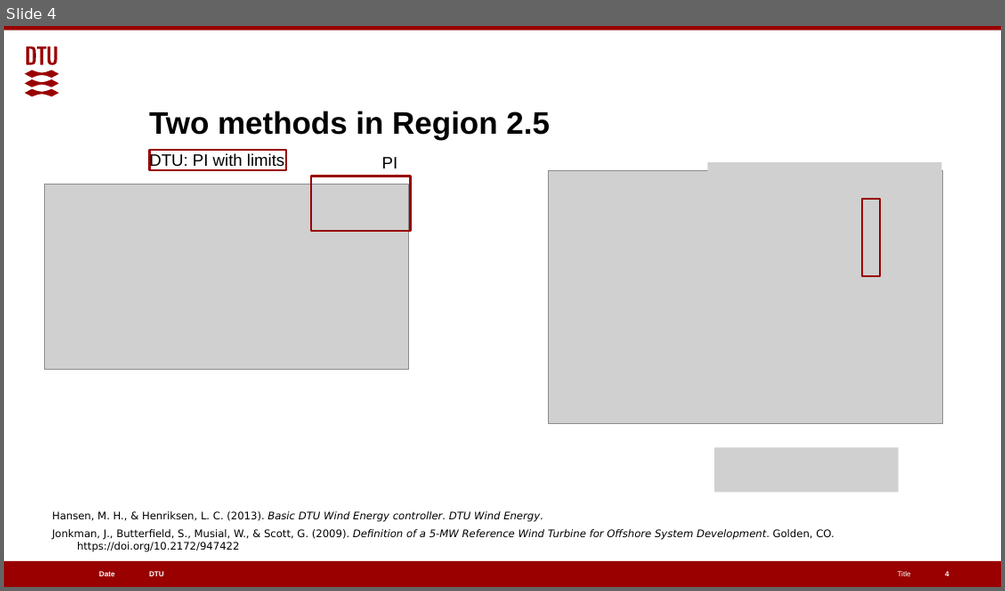
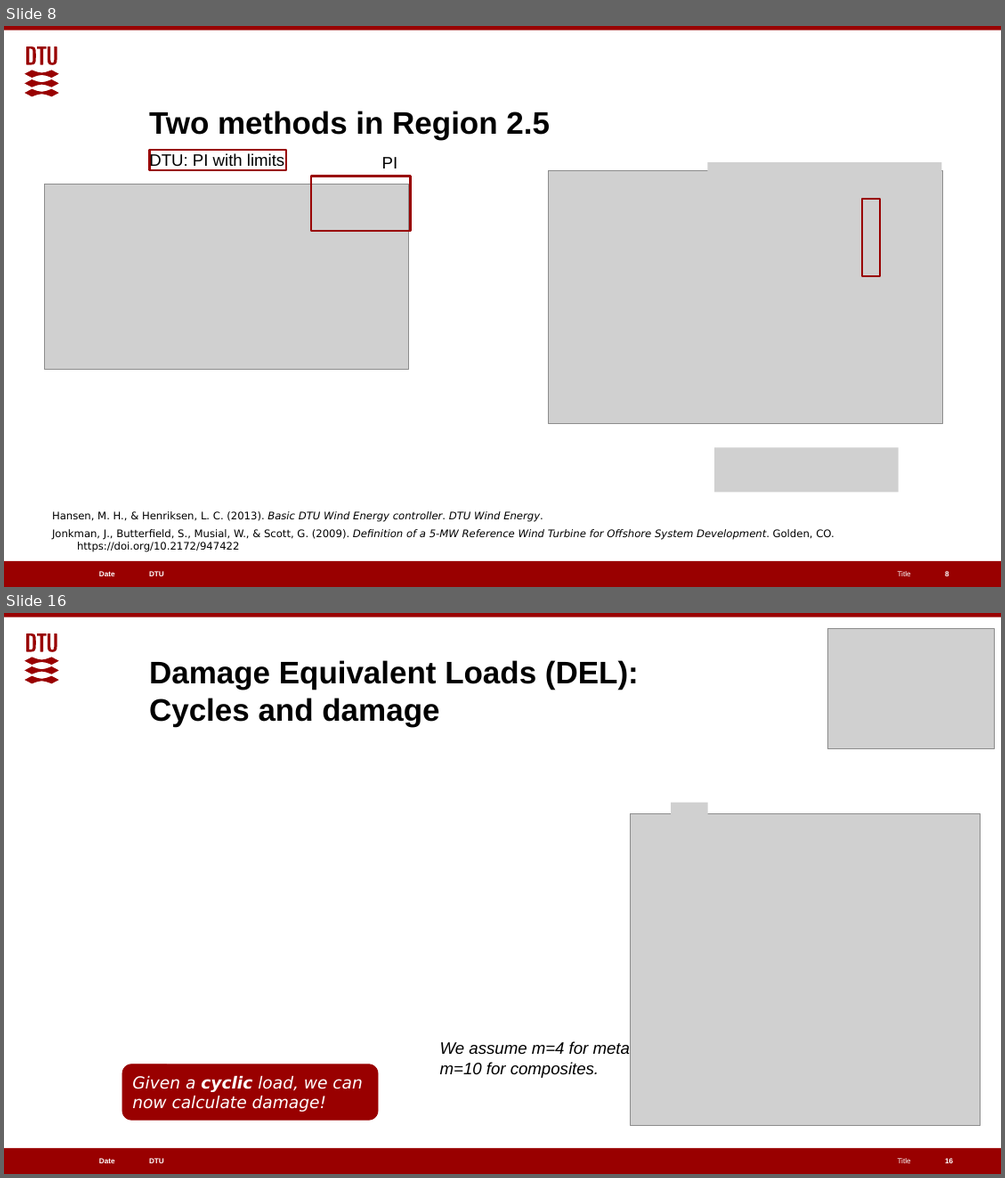
Before and after one commit to alanliowh/Control_Online_Course, a slide deck: teaching materials/Day 3/Day3_Part1.pptx. Shown one above the other, each under a label of ours: slide 4 before the commit, slides 8 and 16 after it; the slides between them are not shown. The pictures are 1005x591 and 1005x1178 pixels, drawn with LibreOffice and Linux fonts; fonts in the diff are those of the drawing; grey boxes stand for pictures. Boxes give left, top, right and bottom in pixels: in the first picture for what was removed or moved away, otherwise in the second. Text is boxed around its words. In the diff, an @@ line names an element or a change of style, - is before the commit and + after.

```diff
--- a/teaching materials/Day 3/Day3_Part1.pptx
+++ b/teaching materials/Day 3/Day3_Part1.pptx
@@ slide 16 added at (x1=4, y1=613, x2=1001, y2=1174), background #FFFFFF; not listed: 6 template elements that a slide beside it also shows @@
@@ picture added at (x1=827, y1=628, x2=994, y2=748) @@
@@ title added at (x1=149, y1=660, x2=639, y2=727), 30 pt, text #000000, bold @@
+Damage Equivalent Loads (DEL):
+Cycles and damage
@@ picture added at (x1=630, y1=813, x2=979, y2=1126) @@
@@ picture added at (x1=671, y1=803, x2=708, y2=830) @@
@@ rounded rectangle added at (x1=122, y1=1064, x2=378, y2=1119), fill #990000, outline #990000 0.75 pt, 16 pt, text #FFFFFF, italic @@
+Given a cyclic load, we can now calculate damage!
@@ text added at (x1=440, y1=1041, x2=647, y2=1078), 16 pt, text #000000, italic @@
+We assume m=4 for metals, m=10 for composites.
@@ page number added at (x1=945, y1=1158, x2=953, y2=1163), 7 pt, text #FFFFFF, bold @@
+16
@@ what was slide 4 is now slide 8 @@
```
Also in this commit, not shown: 1 slide changed, 25 other slides added, 2 slides removed, 19 other files.
